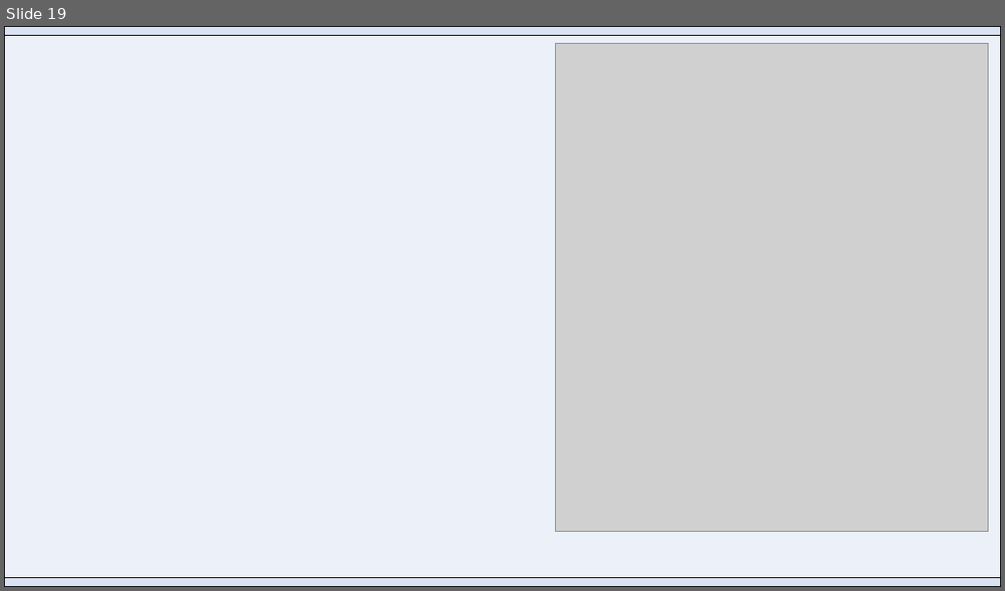
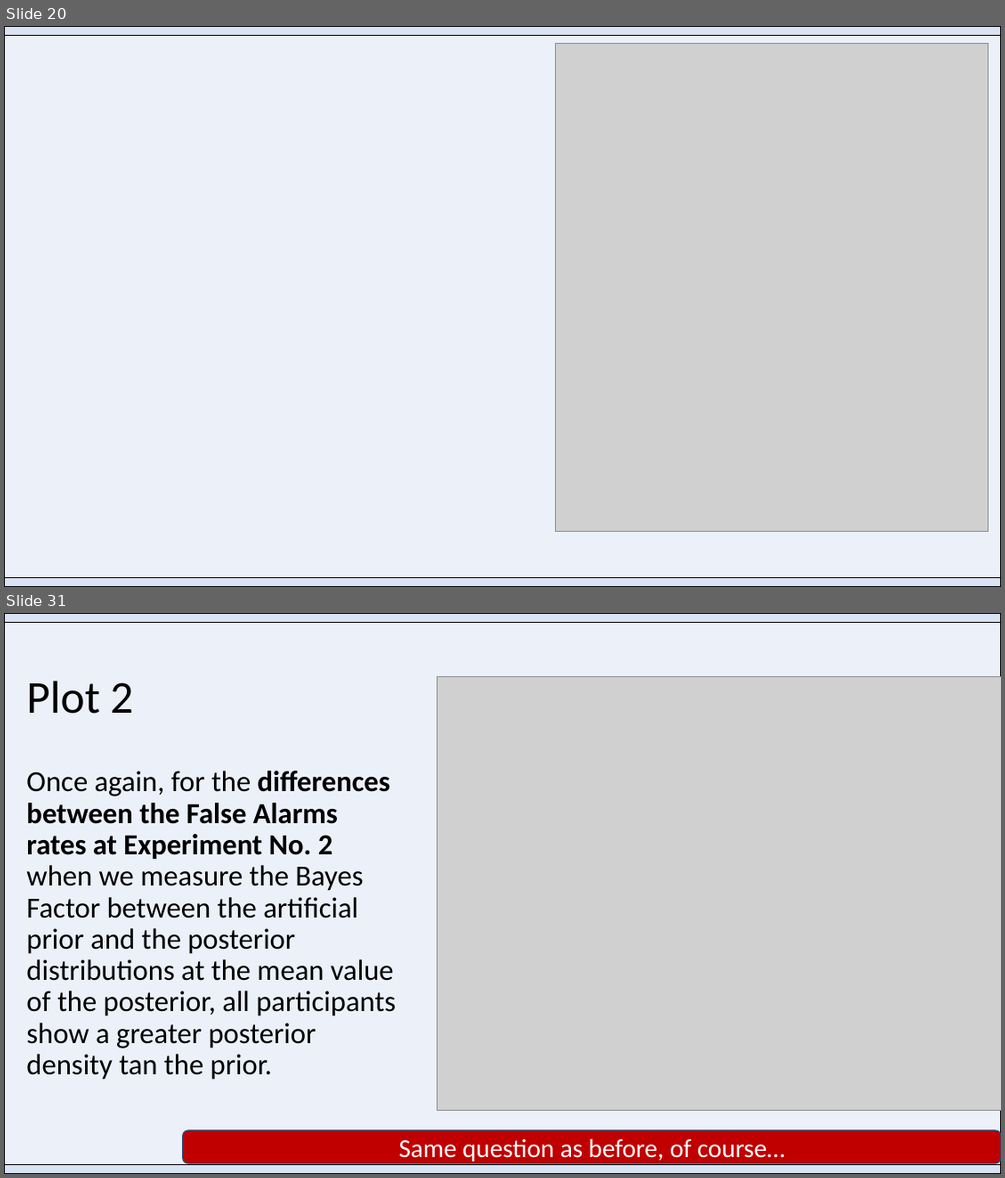
Before and after one commit to Adrifelcha/afchavez-019, a slide deck: MichaelLee/SDT Mirror Effect/Paper 1/BayesianSDTmodeling_Overview.pptx. Shown one above the other, each under a label of ours: slide 19 before the commit, slides 20 and 31 after it; the slides between them are not shown. The pictures are 1005x591 and 1005x1178 pixels, drawn with LibreOffice and Linux fonts; fonts in the diff are those of the drawing; grey boxes stand for pictures. Boxes give left, top, right and bottom in pixels: in the first picture for what was removed or moved away, otherwise in the second. Text is boxed around its words. In the diff, an @@ line names an element or a change of style, - is before the commit and + after.

```diff
--- a/MichaelLee/SDT Mirror Effect/Paper 1/BayesianSDTmodeling_Overview.pptx
+++ b/MichaelLee/SDT Mirror Effect/Paper 1/BayesianSDTmodeling_Overview.pptx
@@ slide 31 added at [4,613,1001,1174], background #FFFFFF @@
@@ rectangle added at [4,613,1001,1174], fill #EBF0F9, outline #000000 1 pt @@
@@ rectangle added at [4,613,1001,623], fill #DAE3F3, outline #000000 1 pt @@
@@ text added at [26,681,133,714], 44 pt, text #000000 @@
+Plot 2
@@ picture added at [437,676,1001,1111] @@
@@ text added at [26,771,396,1079], 28 pt, text #000000 @@
+Once again, for the differences between the False Alarms rates at Experiment No. 2 when we measure the Bayes Factor between the artificial prior and the posterior distributions at the mean value of the posterior, all participants show a greater posterior density tan the prior.
@@ rounded rectangle added at [183,1130,1001,1163], fill #C00000, outline #1F4E79 1 pt, 25 pt, text #FFFFFF @@
+Same question as before, of course…
@@ rectangle added at [4,1164,1001,1174], fill #DAE3F3, outline #000000 1 pt @@
@@ what was slide 19 is now slide 20 @@
```
Also in this commit, not shown: 8 slides changed, 15 other slides added, 1 slide removed, 17 other files.
